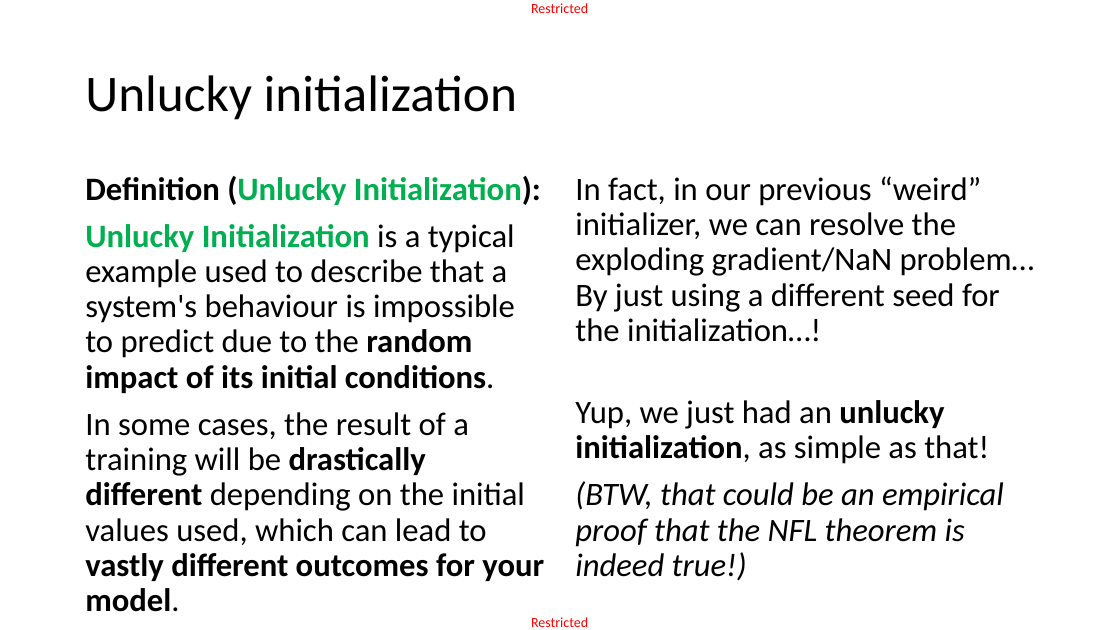
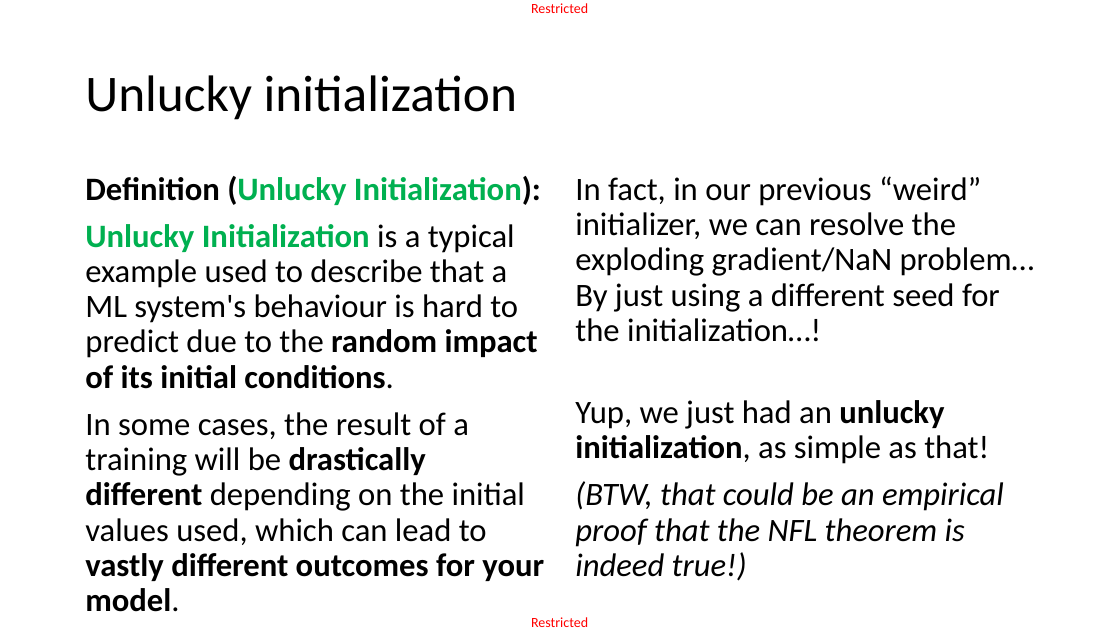
Before and after one commit to matthieudemari/SUTD_DL_50_039, a slide deck: slide 28 of W2/1. W2S1 final/W2S1.pptx. Drawn at 1120x630 pixels with LibreOffice and Linux fonts; fonts in the diff are those of the drawing. Boxes give left, top, right and bottom in pixels: in the first picture for what was removed or moved away, otherwise in the second. Text is boxed around its words. In the diff, an @@ line names an element or a change of style, - is before the commit and + after.

```diff
--- a/W2/1. W2S1 final/W2S1.pptx
+++ b/W2/1. W2S1 final/W2S1.pptx
@@ text at <box>85,224,538,389</box>: text changed @@
-Unlucky Initialization is a typical example used to describe that a system's behaviour is impossible to predict due to the random impact of its initial conditions.
+Unlucky Initialization is a typical example used to describe that a ML system's behaviour is hard to predict due to the random impact of its initial conditions.
```
Also in this commit, not shown: 12 other slides changed, 12 other files.
